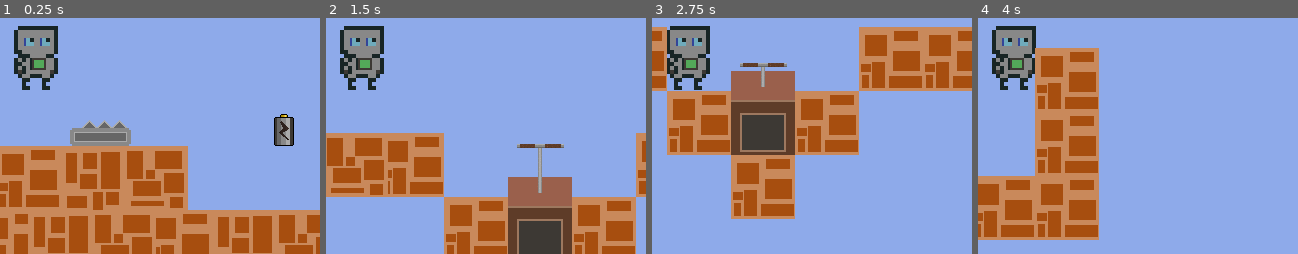
Above: before the commit, frames 1-4 (left to right).
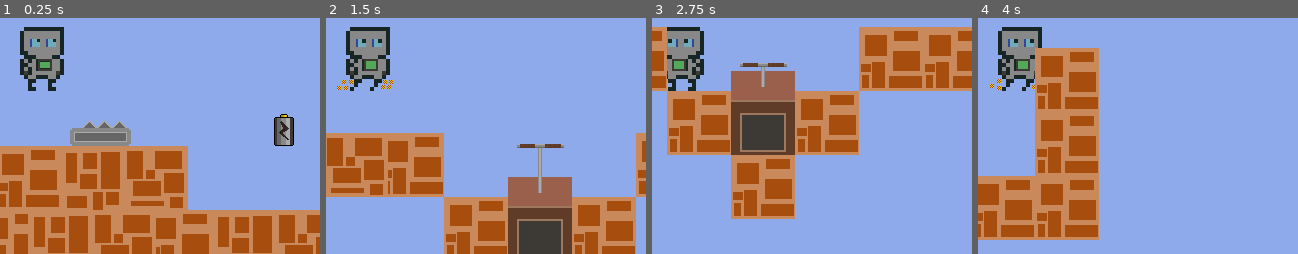
Above: after the commit, the same moments.

Repository: jaymzk/robot-miner
Game: Godot game, scene res://levels/level_template.tscn
The game is run twice, just before and just after one commit, with the same random seed, the same clock (stepped at 60 frames per second) and the same inputs.
Inputs:
- Up to frame 1 (0.25 s): no input
- Up to frame 2 (1.5 s): hold D (right) from 0.53 s (still down); tap Space (jump) at 0.6, 0.77, 1.07, 1.35 s
- Up to frame 3 (2.75 s): tap Space (jump) at 1.52, 1.82, 2.1 s; release D (right) at 2.03 s; hold A (left) from 2.03 s (still down)
- Up to frame 4 (4 s): release A (left) at 2.78 s; hold D (right) from 2.78 s (still down); tap Space (jump) at 2.85, 3.02, 3.32, 3.6, 3.77 s
The pictures show only the part of the screen within x 44-94%, y 41-90%; the shares and areas given below are measured in that part.

The runs differ from the first frame. In frame 1, 2.5% of the frame differs, in the area x 4-20%, y 3-31%; in frame 2, 2.6%, in the area x 3-21%, y 3-31%; in frame 3, 2.2%; in frame 4, 2.3%.

Commit message:
after coding the death scene. Player animations and script complete

Diff:
--- a/characters/player/player.gd
+++ b/characters/player/player.gd
@@ -7,6 +7,9 @@
 # Get the gravity from the project settings to be synced with RigidBody nodes.
 var gravity = ProjectSettings.get_setting("physics/2d/default_gravity")
 
+var facing_right = true
+var jumping = false
+var is_alive = true
 
 func _physics_process(delta):
 	# Add the gravity.
@@ -14,20 +17,53 @@
 		velocity.y += gravity * delta
 
 	# Handle Jump.
-	if Input.is_action_just_pressed("jump") and is_on_floor():
+	if Input.is_action_just_pressed("jump") and is_on_floor() and is_alive:
+		jumping = true
 		velocity.y = JUMP_VELOCITY
 
 	# Get the input direction and handle the movement/deceleration.
 	# As good practice, you should replace UI actions with custom gameplay actions.
-	var direction = Input.get_axis("left", "right")
-	if direction:
-		velocity.x = direction * SPEED
-	else:
-		velocity.x = move_toward(velocity.x, 0, SPEED)
+	if is_alive:
+		var direction = Input.get_axis("left", "right")
+		if direction:
+			velocity.x = direction * SPEED
+		else:
+			velocity.x = move_toward(velocity.x, 0, SPEED)
 
-	move_and_slide()
+		move_and_slide()
+		animate()
+
+func animate():
+	if velocity.x > 0 and is_on_floor():
+		$AnimationPlayer.play("run_right")
+		facing_right = true
+	if velocity.x < 0 and is_on_floor():
+		$AnimationPlayer.play("run_left")
+		facing_right = false
+
+	if velocity.x == 0 and is_on_floor():
+		if facing_right:
+			$AnimationPlayer.play("idle_right")
+		if not facing_right:
+			$AnimationPlayer.play("idle_left")
+
+	if jumping:
+		if facing_right:
+			$AnimationPlayer.play("jump_right")
+		if not facing_right:
+			$AnimationPlayer.play("jump_left")
+
+	if jumping and is_on_floor():
+		jumping = false
 
 func die():
+	is_alive = false
+	if not facing_right:
+		$AnimationPlayer.play("die_left")
+	if facing_right:
+		$AnimationPlayer.play("die_right")
+
+func reset_game():
 	Global.enemies_destroyed = 0
 	Global.energy = 70
 	get_tree().reload_current_scene()
--- a/characters/player/player.tscn
+++ b/characters/player/player.tscn
@@ -28,6 +28,220 @@
 [sub_resource type="AnimationLibrary" id="AnimationLibrary_y778t"]
 _data = {
 "shake": SubResource("Animation_558r0")
+}
+
+[sub_resource type="Animation" id="Animation_wyeji"]
+length = 0.001
+tracks/0/type = "value"
+tracks/0/imported = false
+tracks/0/enabled = true
+tracks/0/path = NodePath("Sprite2D:frame")
+tracks/0/interp = 1
+tracks/0/loop_wrap = true
+tracks/0/keys = {
+"times": PackedFloat32Array(0),
+"transitions": PackedFloat32Array(1),
+"update": 1,
+"values": [6]
+}
+
+[sub_resource type="Animation" id="Animation_dll1e"]
+resource_name = "die_left"
+length = 2.0
+tracks/0/type = "value"
+tracks/0/imported = false
+tracks/0/enabled = true
+tracks/0/path = NodePath("Sprite2D:frame")
+tracks/0/interp = 1
+tracks/0/loop_wrap = true
+tracks/0/keys = {
+"times": PackedFloat32Array(0, 0.2, 0.4, 0.6),
+"transitions": PackedFloat32Array(1, 1, 1, 1),
+"update": 1,
+"values": [18, 19, 20, 21]
+}
+tracks/1/type = "value"
+tracks/1/imported = false
+tracks/1/enabled = true
+tracks/1/path = NodePath("Sprite2D:modulate")
+tracks/1/interp = 1
+tracks/1/loop_wrap = true
+tracks/1/keys = {
+"times": PackedFloat32Array(1, 2),
+"transitions": PackedFloat32Array(1, 1),
+"update": 0,
+"values": [Color(1, 1, 1, 1), Color(1, 1, 1, 0)]
+}
+tracks/2/type = "method"
+tracks/2/imported = false
+tracks/2/enabled = true
+tracks/2/path = NodePath(".")
+tracks/2/interp = 1
+tracks/2/loop_wrap = true
+tracks/2/keys = {
+"times": PackedFloat32Array(2),
+"transitions": PackedFloat32Array(1),
+"values": [{
+"args": [],
+"method": &"reset_game"
+}]
+}
+
+[sub_resource type="Animation" id="Animation_14gmc"]
+resource_name = "die_right"
+length = 2.0
+tracks/0/type = "value"
+tracks/0/imported = false
+tracks/0/enabled = true
+tracks/0/path = NodePath("Sprite2D:frame")
+tracks/0/interp = 1
+tracks/0/loop_wrap = true
+tracks/0/keys = {
+"times": PackedFloat32Array(0, 0.2, 0.4, 0.6),
+"transitions": PackedFloat32Array(1, 1, 1, 1),
+"update": 1,
+"values": [6, 7, 8, 9]
+}
+tracks/1/type = "value"
+tracks/1/imported = false
+tracks/1/enabled = true
+tracks/1/path = NodePath("Sprite2D:modulate")
+tracks/1/interp = 1
+tracks/1/loop_wrap = true
+tracks/1/keys = {
+"times": PackedFloat32Array(1, 2),
+"transitions": PackedFloat32Array(1, 1),
+"update": 0,
+"values": [Color(1, 1, 1, 1), Color(1, 1, 1, 0)]
+}
+tracks/2/type = "method"
+tracks/2/imported = false
+tracks/2/enabled = true
+tracks/2/path = NodePath(".")
+tracks/2/interp = 1
+tracks/2/loop_wrap = true
+tracks/2/keys = {
+"times": PackedFloat32Array(2),
+"transitions": PackedFloat32Array(1),
+"values": [{
+"args": [],
+"method": &"reset_game"
+}]
+}
+
+[sub_resource type="Animation" id="Animation_nqd7x"]
+resource_name = "idle_left"
+length = 4.5
+loop_mode = 1
+tracks/0/type = "value"
+tracks/0/imported = false
+tracks/0/enabled = true
+tracks/0/path = NodePath("Sprite2D:frame")
+tracks/0/interp = 1
+tracks/0/loop_wrap = true
+tracks/0/keys = {
+"times": PackedFloat32Array(0, 2, 2.7, 4),
+"transitions": PackedFloat32Array(1, 1, 1, 1),
+"update": 1,
+"values": [12, 22, 12, 23]
+}
+
+[sub_resource type="Animation" id="Animation_h8xlg"]
+resource_name = "idle_right"
+length = 4.5
+loop_mode = 1
+tracks/0/type = "value"
+tracks/0/imported = false
+tracks/0/enabled = true
+tracks/0/path = NodePath("Sprite2D:frame")
+tracks/0/interp = 1
+tracks/0/loop_wrap = true
+tracks/0/keys = {
+"times": PackedFloat32Array(0, 2, 2.7, 4),
+"transitions": PackedFloat32Array(1, 1, 1, 1),
+"update": 1,
+"values": [0, 10, 0, 11]
+}
+
+[sub_resource type="Animation" id="Animation_3ohvg"]
+resource_name = "jump_left"
+length = 0.3
+loop_mode = 1
+tracks/0/type = "value"
+tracks/0/imported = false
+tracks/0/enabled = true
+tracks/0/path = NodePath("Sprite2D:frame")
+tracks/0/interp = 1
+tracks/0/loop_wrap = true
+tracks/0/keys = {
+"times": PackedFloat32Array(0, 0.1, 0.2),
+"transitions": PackedFloat32Array(1, 1, 1),
+"update": 1,
+"values": [15, 16, 17]
+}
+
+[sub_resource type="Animation" id="Animation_ipqd6"]
+resource_name = "jump_right"
+length = 0.3
+loop_mode = 1
+tracks/0/type = "value"
+tracks/0/imported = false
+tracks/0/enabled = true
+tracks/0/path = NodePath("Sprite2D:frame")
+tracks/0/interp = 1
+tracks/0/loop_wrap = true
+tracks/0/keys = {
+"times": PackedFloat32Array(0, 0.1, 0.2),
+"transitions": PackedFloat32Array(1, 1, 1),
+"update": 1,
+"values": [3, 4, 5]
+}
+
+[sub_resource type="Animation" id="Animation_g2n0i"]
+resource_name = "run_left"
+length = 0.4
+loop_mode = 1
+tracks/0/type = "value"
+tracks/0/imported = false
+tracks/0/enabled = true
+tracks/0/path = NodePath("Sprite2D:frame")
+tracks/0/interp = 1
+tracks/0/loop_wrap = true
+tracks/0/keys = {
+"times": PackedFloat32Array(0, 0.2),
+"transitions": PackedFloat32Array(1, 1),
+"update": 1,
+"values": [13, 14]
+}
+
+[sub_resource type="Animation" id="Animation_nhvfo"]
+resource_name = "run_right"
+length = 0.4
+loop_mode = 1
+tracks/0/type = "value"
+tracks/0/imported = false
+tracks/0/enabled = true
+tracks/0/path = NodePath("Sprite2D:frame")
+tracks/0/interp = 1
+tracks/0/loop_wrap = true
+tracks/0/keys = {
+"times": PackedFloat32Array(0, 0.2),
+"transitions": PackedFloat32Array(1, 1),
+"update": 1,
+"values": [1, 2]
+}
+
+[sub_resource type="AnimationLibrary" id="AnimationLibrary_odk0r"]
+_data = {
+"RESET": SubResource("Animation_wyeji"),
+"die_left": SubResource("Animation_dll1e"),
+"die_right": SubResource("Animation_14gmc"),
+"idle_left": SubResource("Animation_nqd7x"),
+"idle_right": SubResource("Animation_h8xlg"),
+"jump_left": SubResource("Animation_3ohvg"),
+"jump_right": SubResource("Animation_ipqd6"),
+"run_left": SubResource("Animation_g2n0i"),
+"run_right": SubResource("Animation_nhvfo")
 }
 
 [node name="Player" type="CharacterBody2D" groups=["player"]]
@@ -37,10 +251,10 @@
 metadata/_edit_group_ = true
 
 [node name="Sprite2D" type="Sprite2D" parent="."]
-position = Vector2(-6, -1)
 texture = ExtResource("1_rsg8r")
 hframes = 5
 vframes = 5
+frame = 6
 
 [node name="CollisionShape2D" type="CollisionShape2D" parent="."]
 shape = SubResource("CapsuleShape2D_5qjr2")
@@ -53,3 +267,8 @@
 libraries = {
 "": SubResource("AnimationLibrary_y778t")
 }
+
+[node name="AnimationPlayer" type="AnimationPlayer" parent="."]
+libraries = {
+"": SubResource("AnimationLibrary_odk0r")
+}
Not shown: 1 places in characters/player/player.tscn that only renumber resources
